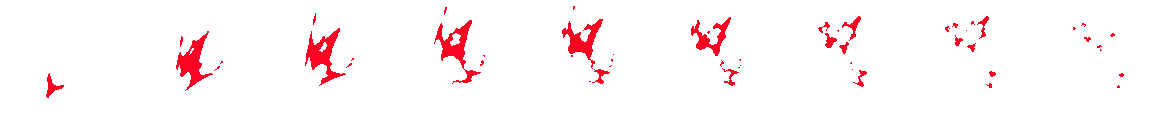
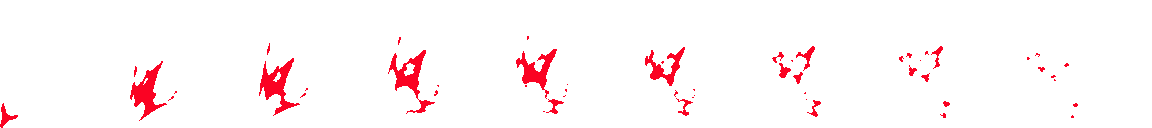
Before/after of a 1152px x 128px layered artwork. What changed in the layer stack:
painted on "Layer 1" over [0, 36, 1078, 128]
removed layer "JASONTOMLEE_BLOOD_GUSH_5_fm9" over [1073, 23, 1124, 88]
removed layer "JASONTOMLEE_BLOOD_GUSH_5_fm8" over [945, 16, 996, 88]
removed layer "JASONTOMLEE_BLOOD_GUSH_5_fm7" over [818, 16, 867, 87]
removed layer "JASONTOMLEE_BLOOD_GUSH_5_fm6" over [691, 17, 741, 86]
removed layer "JASONTOMLEE_BLOOD_GUSH_5_fm5" over [562, 6, 614, 84]
removed layer "JASONTOMLEE_BLOOD_GUSH_5_fm4" over [434, 7, 485, 84]
removed layer "JASONTOMLEE_BLOOD_GUSH_5_fm3" over [305, 13, 354, 86]
removed layer "JASONTOMLEE_BLOOD_GUSH_5_fm2" over [176, 31, 223, 91]
removed layer "JASONTOMLEE_BLOOD_GUSH_5_fm1" over [46, 73, 64, 98]
